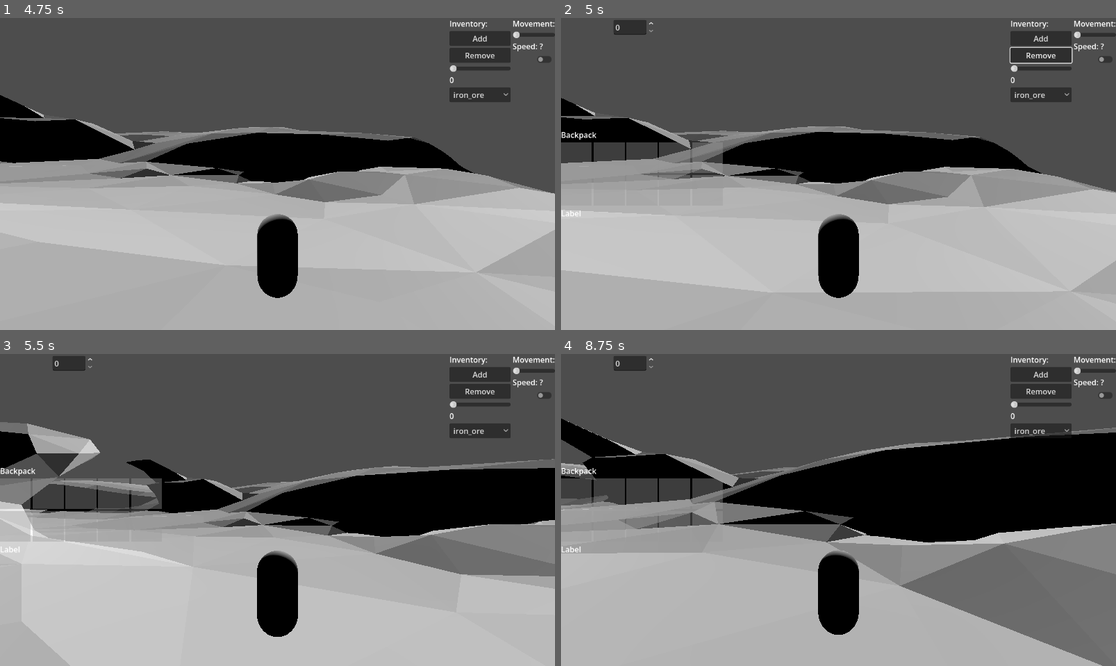
Above: before the commit, frames 1-4 (two rows, left to right).
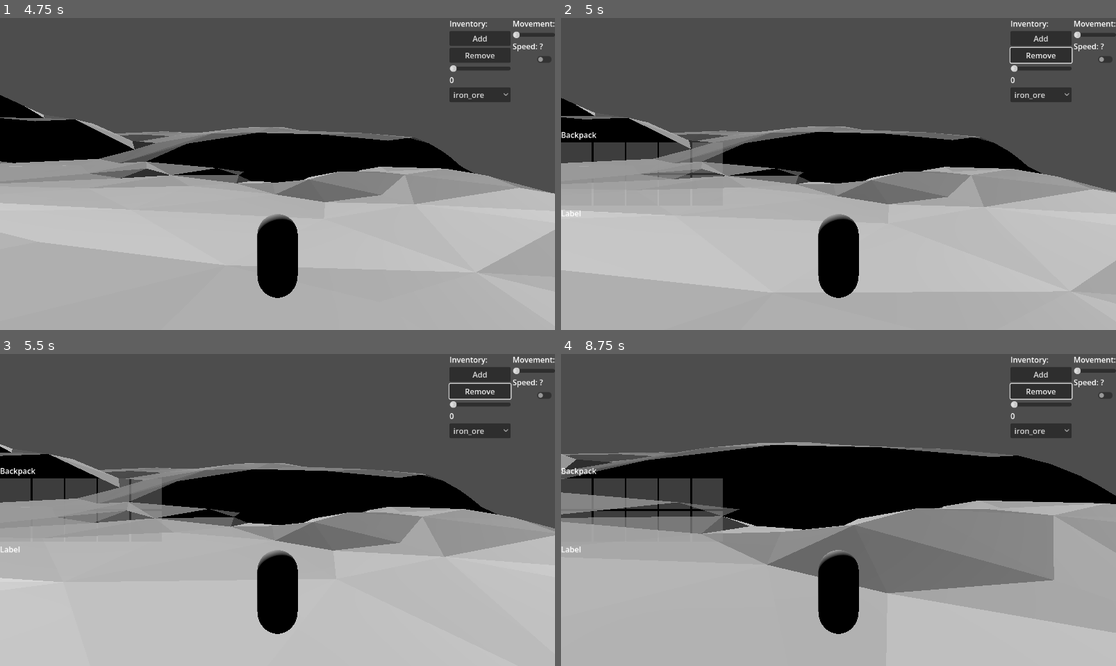
Above: after the commit, the same moments.

Repository: FyX0X/firkx-game-jam
Game: Godot game, scene res://main.tscn
Two runs of this game, one before a commit and one after it. Both use one fixed random seed, a clock stepped at 60 frames per second and the inputs below.
Inputs (mouse positions are in pixels of both pictures, inside the frame that each line leads up to):
- Up to frame 1 (4.75 s): click "Add" at 0.5 s; tap Enter at 1.25 s; move the mouse to (305, 174) at 1.27 s; hold E (interact) 1.28-2.03 s; hold W (forward) from 1.28 s (still down); click (305, 174) at 1.42 s; tap Space (jump) at 1.52, 2.27, 3.77, 4.52 s; move the mouse to (249, 174) at 2.02 s; tap E (interact) at 2.1, 3.6 s; click (249, 174) at 2.17 s; move the mouse to (288, 167) at 2.77 s; hold E (interact) 2.78-3.53 s; click (288, 167) at 2.92 s; move the mouse to (271, 180) at 3.52 s; click (271, 180) at 3.67 s; move the mouse to (316, 177) at 4.27 s; hold E (interact) from 4.28 s (still down); click (316, 177) at 4.42 s
- Up to frame 2 (5 s): keep holding W (forward); keep holding E (interact); tap Tab (inventory) at 4.9 s
- Up to frame 3 (5.5 s): keep holding W (forward); move the mouse to (233, 506) at 5.02 s; release E (interact) at 5.03 s; tap E (interact) at 5.1 s; click (233, 506) at 5.17 s; tap Space (jump) at 5.27 s
- Up to frame 4 (8.75 s): move the mouse to (844, 510) at 5.77 s; hold E (interact) 5.78-6.53 s; click (844, 510) at 5.92 s; move the mouse to (816, 503) at 6.52 s; release W (forward) at 6.53 s; hold D (right) 6.53-7.28 s; tap E (interact) at 6.6, 8.1 s; click (816, 503) at 6.67 s; tap Space (jump) at 6.77, 7.52, 8.27 s; move the mouse to (866, 510) at 7.27 s; hold E (interact) 7.28-8.03 s; hold W (forward) from 7.28 s (still down); click (866, 510) at 7.42 s; move the mouse to (810, 510) at 8.02 s; click (810, 510) at 8.17 s

Frame 1 is identical in both runs. In frame 2, 0.3% of the frame differs, in the area x 9-17%, y 0-6%; in frame 3, 22%; in frame 4, 29%, in the area x 0-100%, y 0-100%.
Error in both runs: Invalid access to property or key 'iron_ore' on a base object of type 'Dictionary'. (res://Inventory/inventory.gd:29)

Commit message:
inventory transfer done

Diff:
--- a/HUD/hud.gd
+++ b/HUD/hud.gd
@@ -5,7 +5,7 @@
 
 # Called when the node enters the scene tree for the first time.
 func _ready() -> void:
-	pass
+	clear_popup_message()
 
 
 # Called every frame. 'delta' is the elapsed time since the previous frame.
--- a/HUD/hud.tscn
+++ b/HUD/hud.tscn
@@ -16,8 +16,15 @@
 [node name="InventoryHUD" parent="." unique_id=1233354875 instance=ExtResource("2_mi5n8")]
 
 [node name="PopupMessage" type="Label" parent="." unique_id=793503565]
-offset_right = 40.0
-offset_bottom = 23.0
+anchors_preset = 5
+anchor_left = 0.5
+anchor_right = 0.5
+offset_left = -60.5
+offset_top = 71.0
+offset_right = 60.5
+offset_bottom = 94.0
+grow_horizontal = 2
+text = "Popup Message"
 
 [node name="PopupTimer" type="Timer" parent="PopupMessage" unique_id=1536493230]
 one_shot = true
--- a/Inventory/inventory.gd
+++ b/Inventory/inventory.gd
@@ -16,7 +16,7 @@
 		return 0
 	if not _items.has(item_id) and _items.size() >= capacity:
 		return 0  # no room for a new stack, return 0 added
-	print("Add item : " + item_id + str(amount))
+	print("Add item : " + item_id + " (" + str(amount) + ")")
 	_items[item_id] = _items.get(item_id, 0) + amount
 	item_added.emit(item_id, amount)
 	inventory_changed.emit()
@@ -89,19 +89,24 @@
 	amount: int = 1
 ) -> Dictionary:
 	if from == to:
+		print("from == to")
 		return { "result": TransferResult.SAME_INVENTORY, "amount": 0 }
 	if amount <= 0:
+		print("invalid amount <=0")
 		return { "result": TransferResult.INVALID_AMOUNT, "amount": 0 }
 
 	var available := from.get_amount(item_id)
 	if available <= 0:
+		print("Not Enough items")
 		return { "result": TransferResult.INSUFFICIENT_ITEMS, "amount": 0 }
 
 	var added := to.add_item(item_id, mini(amount, available))
 	if added <= 0:
+		print("No Capacity")
 		return { "result": TransferResult.NO_CAPACITY, "amount": 0 }
 
 	from.remove_item(item_id, added)
+	print("success")
 	return { "result": TransferResult.SUCCESS, "amount": added }
 
 
--- a/UI/inventory_hud.gd
+++ b/UI/inventory_hud.gd
@@ -3,7 +3,6 @@
 
 @onready var left_ui: Control  = $LeftInventoryUI
 @onready var right_ui: Control = $RightInventoryUI
-@onready var transfer_amount: SpinBox = $TransferBar
 @onready var cursor_label: Label = $CursorLabel   # floating label that follows mouse
 var is_open: bool = false
 
@@ -11,7 +10,7 @@
 var _grabbed_item: String = ""
 var _grabbed_from: Inventory = null
 var _grabbed_slot: Panel = null   # to highlight it
-
+var _grabbed_count: int = 0
 
 func _ready():
 	mouse_filter = Control.MOUSE_FILTER_IGNORE
@@ -28,6 +27,7 @@
 	right_ui.hide()
 	left_ui.show()
 	show()
+	_set_ui_mode(true)
 
 func open_transfer(left_inv: Inventory, right_inv: Inventory) -> void:
 	is_open = true
@@ -36,19 +36,28 @@
 	left_ui.show()
 	right_ui.show()
 	show()
+	_set_ui_mode(true)
 
 func close() -> void:
 	is_open = false
 	_cancel_grab()
 	hide()
+	_set_ui_mode(false)
 
 # ── grab / drop ─────────────────────────────────────────────────────
-func _on_slot_picked(from_inv: Inventory, item_id: String, slot: Panel) -> void:
-	if _grabbed_item == "":
+func _on_slot_picked(from_inv: Inventory, item_id: String, mouse_button: MouseButton, slot: Panel) -> void:
+	if slot == _grabbed_slot:
+		if mouse_button == MOUSE_BUTTON_LEFT:
+			_cancel_grab()
+		elif mouse_button == MOUSE_BUTTON_RIGHT:
+			_grabbed_count = min(_grabbed_count + 1, from_inv.get_amount(item_id))
+	elif _grabbed_item == "":
 		# First click: grab
 		_grabbed_item = item_id
 		_grabbed_from = from_inv
 		_grabbed_slot = slot
+		var total := from_inv.get_amount(item_id)
+		_grabbed_count = total if mouse_button == MOUSE_BUTTON_LEFT else 1
 		slot.set_selected(true)
 		cursor_label.text = item_id
 		cursor_label.show()
@@ -61,14 +70,15 @@
 			# Drop onto an occupied slot: transfer there anyway
 			_do_transfer(from_inv)
 
-func _on_slot_dropped(to_inv: Inventory, _item_id: String) -> void:
+func _on_slot_dropped(to_inv: Inventory, _item_id: String, mouse_button: MouseButton) -> void:
 	# Clicked an empty slot
 	if _grabbed_item != "":
 		_do_transfer(to_inv)
 
 func _do_transfer(to_inv: Inventory) -> void:
-	var amount := int(transfer_amount.value) if transfer_amount else 1
-	Inventory.transfer_partial(_grabbed_from, to_inv, _grabbed_item, amount)
+	print("inv_hud: _do_transfer")
+	var result: Dictionary = Inventory.transfer_partial(_grabbed_from, to_inv, _grabbed_item, _grabbed_count)
+	print(result)
 	_cancel_grab()
 
 func _cancel_grab() -> void:
@@ -77,6 +87,7 @@
 	_grabbed_item = ""
 	_grabbed_from = null
 	_grabbed_slot = null
+	_grabbed_count = 0
 	cursor_label.hide()
 
 # ── cursor label follows mouse ───────────────────────────────────────
@@ -88,7 +99,13 @@
 func _gui_input(event: InputEvent) -> void:
 	if _grabbed_item == "" :
 		return
-	if event is InputEventMouseButton and event.button_index == MOUSE_BUTTON_RIGHT and event.pressed:
-		_cancel_grab()
 	if event is InputEventKey and event.pressed and event.keycode == KEY_ESCAPE:
 		_cancel_grab()
+
+func _set_ui_mode(enabled: bool) -> void:
+	if enabled:
+		Input.mouse_mode = Input.MOUSE_MODE_VISIBLE
+		mouse_filter = Control.MOUSE_FILTER_STOP
+	else:
+		Input.mouse_mode = Input.MOUSE_MODE_CAPTURED
+		mouse_filter = Control.MOUSE_FILTER_IGNORE
--- a/UI/inventory_hud.tscn
+++ b/UI/inventory_hud.tscn
@@ -17,13 +17,6 @@
 offset_right = 40.0
 offset_bottom = 23.0
 
-[node name="TransferBar" type="SpinBox" parent="." unique_id=400317091]
-layout_mode = 0
-offset_left = 109.0
-offset_top = 4.0
-offset_right = 195.5
-offset_bottom = 35.0
-
 [node name="LeftInventoryUI" parent="." unique_id=1944066177 instance=ExtResource("2_f0n0s")]
 layout_mode = 1
 anchors_preset = 4
--- a/UI/inventory_slot.gd
+++ b/UI/inventory_slot.gd
@@ -1,6 +1,6 @@
 extends Panel
 
-signal slot_clicked(item_id: String)
+signal slot_clicked(item_id: String, mouse_button: MouseButton)
 
 @onready var icon_label: Label = $VBoxContainer/Icon
 @onready var count_label: Label = $VBoxContainer/Count
@@ -33,4 +33,4 @@
 
 func _gui_input(event: InputEvent):
 	if event is InputEventMouseButton and event.pressed:
-		slot_clicked.emit(current_item)   # emit even if empty (for drop target)
+		slot_clicked.emit(current_item, event.button_index)   # emit even if empty (for drop target)
--- a/UI/inventory_ui.gd
+++ b/UI/inventory_ui.gd
@@ -1,7 +1,7 @@
 extends Control
 
-signal slot_picked(inventory: Inventory, item_id: String, slot: Panel)
-signal slot_dropped(inventory: Inventory, item_id: String)
+signal slot_picked(inventory: Inventory, item_id: String, mouse_button: MouseButton, slot: Panel)
+signal slot_dropped(inventory: Inventory, item_id: String, mouse_button: MouseButton)
 
 @onready var grid: GridContainer = $VBoxContainer/GridContainer
 @onready var detail_label: Label = $VBoxContainer/DetailLabel
@@ -44,10 +44,10 @@
 func _on_inventory_changed():
 	refresh()
 
-func _on_slot_clicked(item_id: String, slot: Panel) -> void:
+func _on_slot_clicked(item_id: String, mouse_button: MouseButton, slot: Panel) -> void:
 	if detail_label:
 		detail_label.text = item_id + "  ×" + str(inventory.get_amount(item_id)) if item_id != "" else ""
 	if item_id != "":
-		slot_picked.emit(inventory, item_id, slot)
+		slot_picked.emit(inventory, item_id, mouse_button, slot)
 	else:
-		slot_dropped.emit(inventory, item_id)
+		slot_dropped.emit(inventory, item_id, mouse_button)
